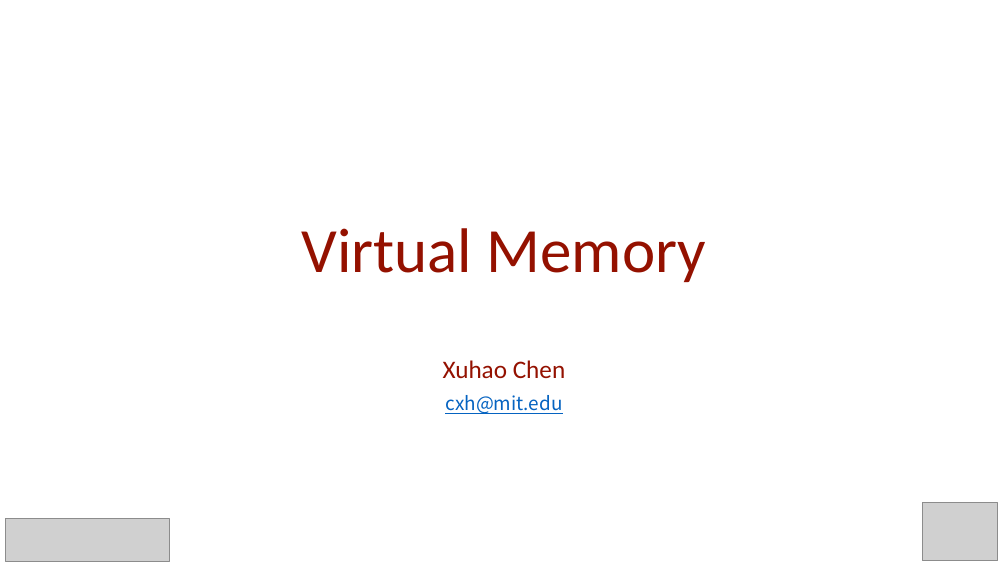
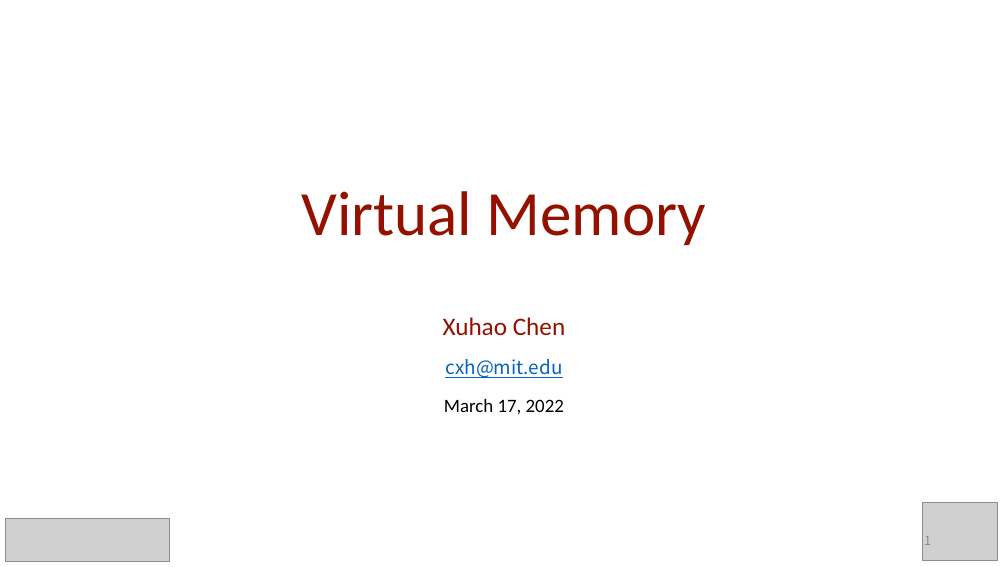
Before and after one commit to chenxuhao/chenxuhao.github.io, a slide deck: slide 1 of computer-organization/virtual-memory-OS.pptx. Drawn at 1008x567 pixels with LibreOffice and Linux fonts; fonts in the diff are those of the drawing; grey boxes stand for pictures. Boxes give left, top, right and bottom in pixels: in the first picture for what was removed or moved away, otherwise in the second. Text is boxed around its words. In the diff, an @@ line names an element or a change of style, - is before the commit and + after.

```diff
--- a/computer-organization/virtual-memory-OS.pptx
+++ b/computer-organization/virtual-memory-OS.pptx
@@ title "Virtual Memory": place and size @@
-title "Virtual Memory" at [302,228,706,282]
+title "Virtual Memory" at [302,191,706,245]
@@ subtitle "Xuhao Chen": place and size @@
-subtitle "Xuhao Chen" at [443,360,565,414]
+subtitle "Xuhao Chen" at [443,317,565,415]
@@ subtitle at [443,317,565,378]: line spacing 0.9 to 1.2 @@
@@ subtitle at [444,399,564,415]: paragraph added @@
+March 17, 2022
@@ page number added at [924,536,931,545], 12 pt, text #8C8C8C @@
+1
```
Also in this commit, not shown: 24 other slides changed, 2 other files.
